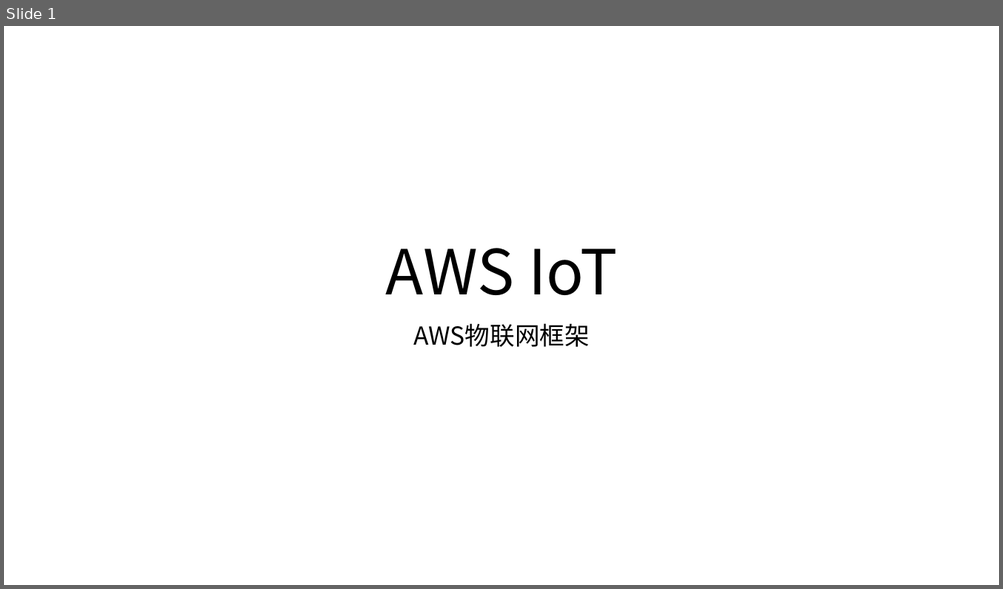
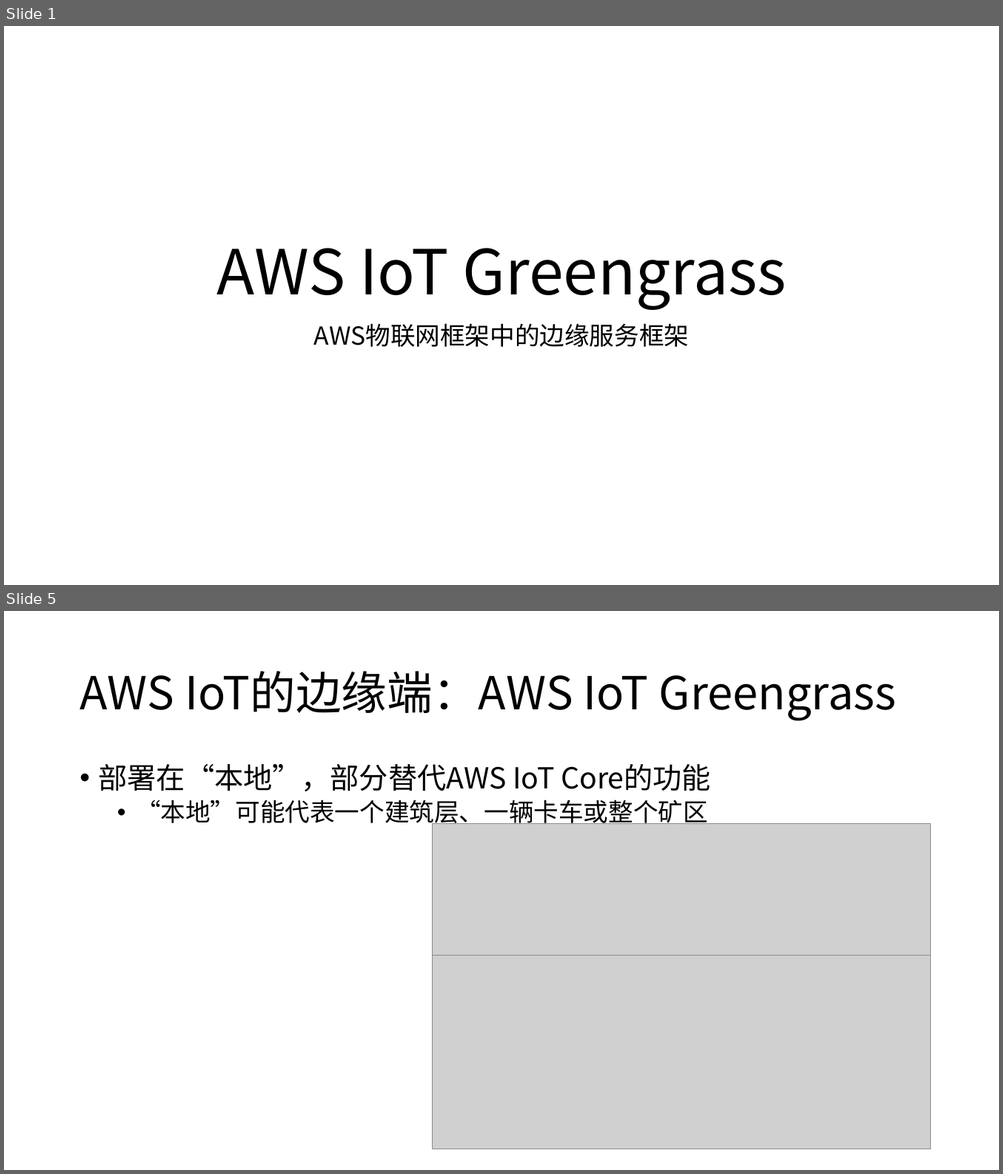
Before and after one commit to yindaheng98/Notebook, a slide deck: 学习笔记/边缘计算/AWSIoT.pptx. Shown one above the other, each under a label of ours: slide 1 before the commit, slides 1 and 5 after it; the slides between them are not shown. The pictures are 1003x589 and 1003x1174 pixels, drawn with LibreOffice and Linux fonts; fonts in the diff are those of the drawing; grey boxes stand for pictures. Boxes give left, top, right and bottom in pixels: in the first picture for what was removed or moved away, otherwise in the second. Text is boxed around its words. In the diff, an @@ line names an element or a change of style, - is before the commit and + after.

```diff
--- a/学习笔记/边缘计算/AWSIoT.pptx
+++ b/学习笔记/边缘计算/AWSIoT.pptx
@@ slide 5 added at box(4, 611, 999, 1170), background #FFFFFF @@
@@ title added at box(79, 671, 896, 721), 44 pt, text #000000 @@
+AWS IoT的边缘端：AWS IoT Greengrass
@@ text added at box(99, 764, 711, 829), 28 pt, text #000000 @@
+• 部署在“本地”，部分替代AWS IoT Core的功能
+  • “本地”可能代表一个建筑层、一辆卡车或整个矿区
@@ picture added at box(432, 823, 930, 958) @@
@@ picture added at box(432, 956, 930, 1149) @@
@@ slide 1 changed as well @@
@@ title at box(216, 248, 786, 310): text changed @@
-AWS IoT
+AWS IoT Greengrass
@@ subtitle at box(314, 323, 689, 347): text changed @@
-AWS物联网框架
+AWS物联网框架中的边缘服务框架
```
Also in this commit, not shown: 6 other slides added, 2 slides removed.
